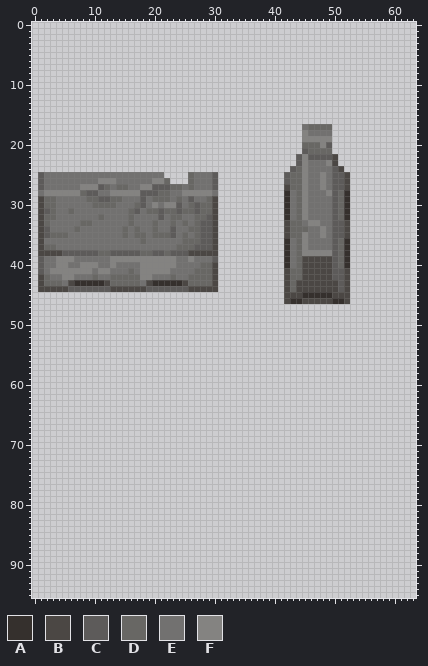
Sprite sheet -- Resources/Textures/_Nuclear14/Structures/Decoration/world.rsi/concrete_barrier_5.png. The picture above is the old version.
The file is 64x96 pixels.
Palette (. is transparent): A #35302d  B #4b4744  C #5d5b5a  D #686764  E #727170  F #848381
Pixels before (only the part around the change), first column x 0:
 2 ................................................................
 3 ................................................................
 4 ................................................................
 5 ................................................................
 6 ................................................................
 7 ................................................................
 8 ................................................................
 9 ................................................................
10 ................................................................
11 ................................................................
12 ................................................................
13 ................................................................
14 ................................................................
15 ................................................................
16 ................................................................
17 .............................................EDDDD..............
18 .............................................FEEEE..............
19 .............................................FFFFF..............
20 .............................................DDDFC..............
21 .............................................CDDDD..............
22 ............................................CFCCCCB.............
23 ............................................CFEEEFB.............
24 ...........................................CDFEEEECB............
25 .CEEEEEEEEEEEEEEEEEEEE....DEEEC...........CDDFEEFECCB...........
26 .CEEEEEEEEEFFFEEEEEEFFD...DEEEC...........CDDFEEFECCB...........
27 .CEEEEEEFFFCDEDDEEFFCCCDDEDEEEC...........BDDFEEFECCB...........
28 .EFFFFFFDCCEEFFFFFCCCDDEEFFFFFE...........AEDFEEEFCDA...........
29 .BDDEEEEEDDCCDDEEECEDDDEDECEEDB...........AEDFEEEECDA...........
30 .BDDEEEEEEDDDDEEEDCEFEFFCEDCDDB...........AEDFEEEECDA...........
31 .BCDEEDEEEEEEEEEDCEDDCDDCDDCDDB...........AEDFEEEECDA...........
32 .BDDEEEEEEEDEEEEDEEEECEDDEEDDCB...........AEDFEEEECDA...........
33 .BDEEEEEDDEEEEEEDEEEDEEDEDEDCCB...........BDDEFFEECCB...........
34 .BCEEEEDEEEEEEEDEDEEDEECEEDDCCB...........BDDDEEFECCB...........
35 .BCDDDEEEEEEEEEDEDDEDDDCEDEDCCB...........BDDFEEFECCB...........
36 .BEEEEEEEEEEEEEEEEDEEEEEEDDDCCB...........AEDFEEEECDA...........
37 .BDDEEEEEEEEEEEEEEEEEEEEDDDCCCB...........AEDFEEEECDA...........
38 .BBBBCCCCCCDDCCCCCDDCCDCCCBBBBB...........AEDFFFFFCDA...........
39 .CEEFFFEEEEEEFFFFFFFFFFFEEFEEEC...........AEDBBBBBCDA...........
40 .CEEFFEEFFFEEFEEEEFFFFFFEEEEDDB...........AEDBBBBBCDA...........
41 .CEFFFFFFFEFFEEEDEFFFFFEEEEDDDB...........BDDBBBBBCCB...........
42 .BDEEFFEEEDEEDDDDDFFEEEDEEDDDDB...........BDDBBBBBCCB...........
43 .BDDDEBAAAAABDDDDDEBAAAAABDDDDB...........BDBBBBBBBCB...........
44 .BBBBBCCCCCCCBBBBBBCCCCCCCBBBBB...........BDBBBBBBBCB...........
45 ..........................................BBBAAAAABBB...........
46 ..........................................BAABBBBBAAB...........
47 ................................................................
48 ................................................................
49 ................................................................
50 ................................................................
51 ................................................................
52 ................................................................
53 ................................................................
54 ................................................................
55 ................................................................
56 ................................................................
57 ................................................................
58 ................................................................
59 ................................................................
60 ................................................................
61 ................................................................
62 ................................................................
63 ................................................................
64 ................................................................
65 ................................................................
66 ................................................................
67 ................................................................
68 ................................................................
69 ................................................................
70 ................................................................
71 ................................................................
72 ................................................................
73 ................................................................
74 ................................................................
75 ................................................................
76 ................................................................
77 ................................................................
78 ................................................................
79 ................................................................
80 ................................................................
81 ................................................................
82 ................................................................
83 ................................................................
84 ................................................................
85 ................................................................
86 ................................................................
87 ................................................................
88 ................................................................
89 ................................................................
90 ................................................................
91 ................................................................
92 ................................................................
93 ................................................................
94 ................................................................
95 ................................................................
New version:
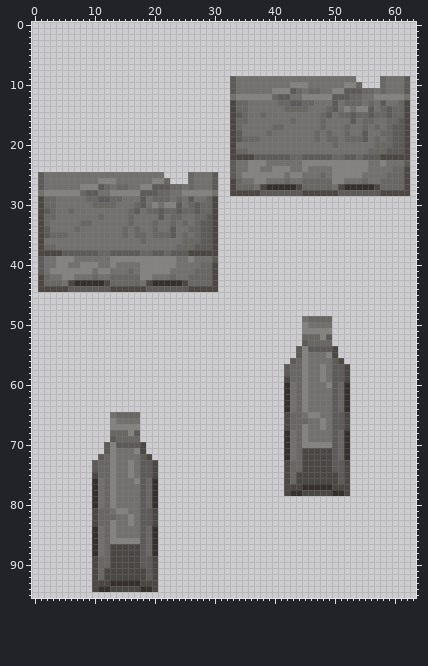
The exact change:
Changed rows in their new state; - is an unchanged pixel.
first column x 10:
 9 -----------------------CEEEEEEEEEEEEEEEEEEEE----DEEEC
10 -----------------------CEEEEEEEEEFFFEEEEEEFFD---DEEEC
11 -----------------------CEEEEEEFFFCDEDDEEFFCCCDDEDEEEC
12 -----------------------EFFFFFFDCCEEFFFFFCCCDDEEFFFFFE
13 -----------------------BDDEEEEEDDCCDDEEECEDDDEDECEEDB
14 -----------------------BDDEEEEEEDDDDEEEDCEFEFFCEDCDDB
15 -----------------------BCDEEDEEEEEEEEEDCEDDCDDCDDCDDB
16 -----------------------BDDEEEEEEEDEEEEDEEEECEDDEEDDCB
17 -----------------------BDEEEEEDDEEE-EE-EEEDEEDEDEDCCB
18 -----------------------BCEEEEDEEEEEE-D-DEEDEECEEDDCCB
19 -----------------------BCDDDEEEEEEEEEDEDDEDDDCEDEDCCB
20 -----------------------BEEEEEEEEEEEEEEEEDEEEEEEDDDCCB
21 -----------------------BDDEEEEEEEEEEEEEEEEEEEEDDDCCCB
22 -----------------------BBBBCCCCCCDDC----DDCCDCCCBBBBB
23 -----------------------CEEFFFEEEEEE-FFF-FFFFFFEEFEEEC
24 -----------------------CEEFFEEFFFEE-----FFFFFFEEEEDDB
25 -----------------------CEFFFFFFFEFFE--D-FFFFFEEEEDDDB
26 -----------------------BDEEFFEEEDEEDDDDDFFEEEDEEDDDDB
27 -----------------------BDDDEBAAAAABDDDDDEBAAAAABDDDDB
28 -----------------------BBBBBCCCCCCCBBBBBBCCCCCCCBBBBB
29 --------------------------------...........----------
30 --------------------------------...........----------
31 --------------------------------...........----------
32 --------------------------------...........----------
33 --------------------------------...........----------
34 --------------------------------...........----------
35 --------------------------------...........----------
36 --------------------------------...........----------
37 --------------------------------...........----------
38 --------------------------------...........----------
39 --------------------------------...........----------
40 --------------------------------...........----------
41 --------------------------------...........----------
42 --------------------------------...........----------
43 --------------------------------...........----------
44 --------------------------------...........----------
45 --------------------------------...........----------
46 --------------------------------...........----------
49 -----------------------------------EDDDD-------------
50 -----------------------------------FEEEE-------------
51 -----------------------------------FFFFF-------------
52 -----------------------------------DDDFC-------------
53 -----------------------------------CDDDD-------------
54 ----------------------------------CFCCCCB------------
55 ----------------------------------CFEEEFB------------
56 ---------------------------------CDFEEEECB-----------
57 --------------------------------CDDFEEFECCB----------
58 --------------------------------CDDFEEFECCB----------
59 --------------------------------BDDFEEFECCB----------
60 --------------------------------AEDFEEEFCDA----------
61 --------------------------------AEDFEEEECDA----------
62 --------------------------------AEDFEEEECDA----------
63 --------------------------------AEDFEEEECDA----------
64 --------------------------------AEDFEEEECDA----------
65 ---EDDDD------------------------BDDEFFEECCB----------
66 ---FEEEE------------------------BDDDEEFECCB----------
67 ---FFFFF------------------------BDDFEEFECCB----------
68 ---DDDFC------------------------AEDFEEEECDA----------
69 ---CDDDD------------------------AEDFEEEECDA----------
70 --CFCCCCB-----------------------AEDFFFFFCDA----------
71 --CFEEEFB-----------------------AEDBBBBBCDA----------
72 -CDFEEEECB----------------------AEDBBBBBCDA----------
73 CDDFEEFECCB---------------------BDDBBBBBCCB----------
74 CDDFEEFECCB---------------------BDDBBBBBCCB----------
75 BDDFEEFECCB---------------------BDBBBBBBBCB----------
76 AEDFEEEFCDA---------------------BDBBBBBBBCB----------
77 AEDFEEEECDA---------------------BBBAAAAABBB----------
78 AEDFEEEECDA---------------------BAABBBBBAAB----------
79 AEDFEEEECDA------------------------------------------
80 AEDFEEEECDA------------------------------------------
81 BDDEFFEECCB------------------------------------------
82 BDDDEEFECCB------------------------------------------
83 BDDFEEFECCB------------------------------------------
84 AEDFEEEECDA------------------------------------------
85 AEDFEEEECDA------------------------------------------
86 AEDFFFFFCDA------------------------------------------
87 AEDBBBBBCDA------------------------------------------
88 AEDBBBBBCDA------------------------------------------
89 BDDBBBBBCCB------------------------------------------
90 BDDBBBBBCCB------------------------------------------
91 BDBBBBBBBCB------------------------------------------
92 BDBBBBBBBCB------------------------------------------
93 BBBAAAAABBB------------------------------------------
94 BAABBBBBAAB------------------------------------------
Changed places in both pictures, as pixel boxes (x1, y1, x2, y2):
changed: (230, 76, 410, 496)
added: (92, 412, 158, 592)
